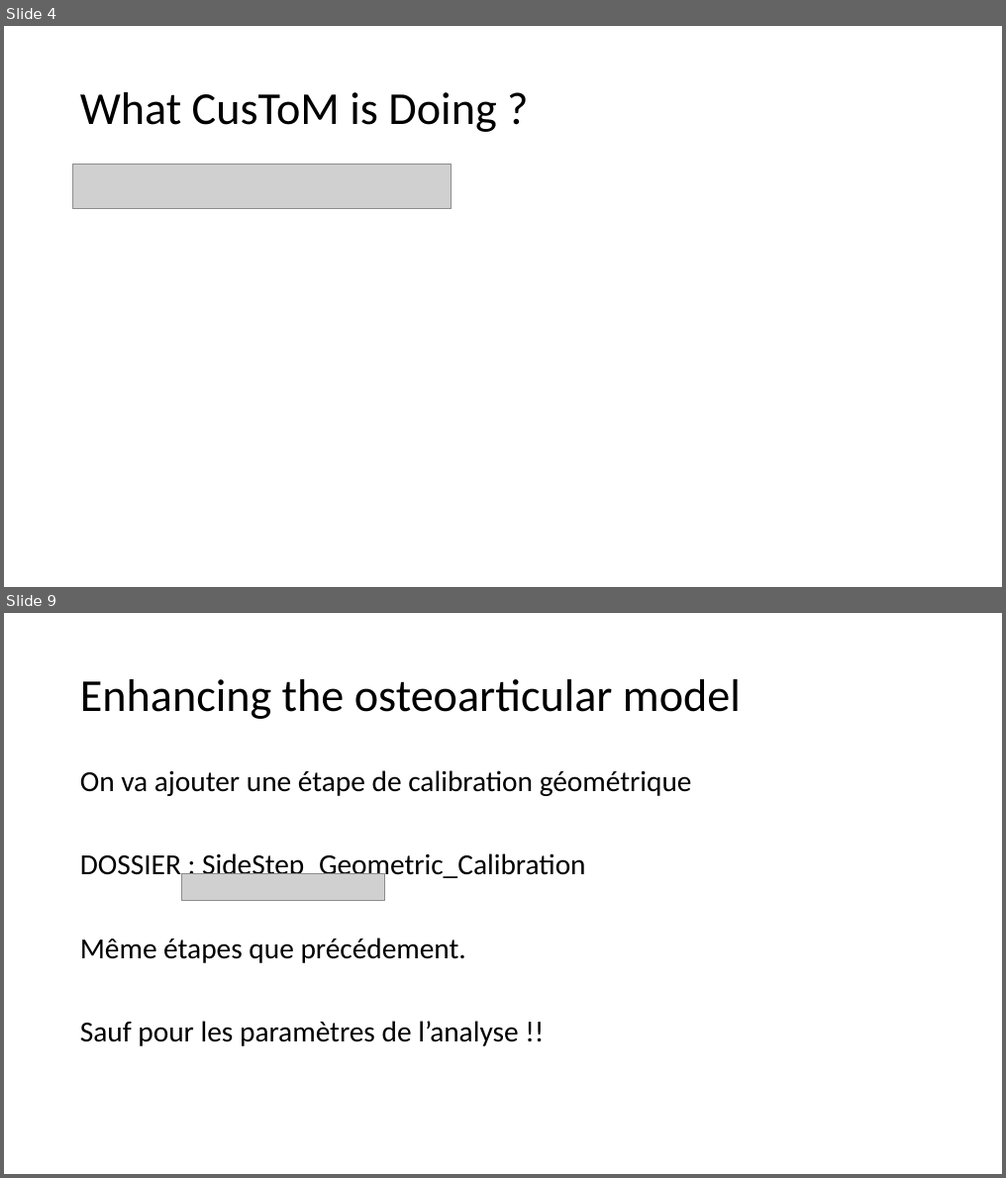
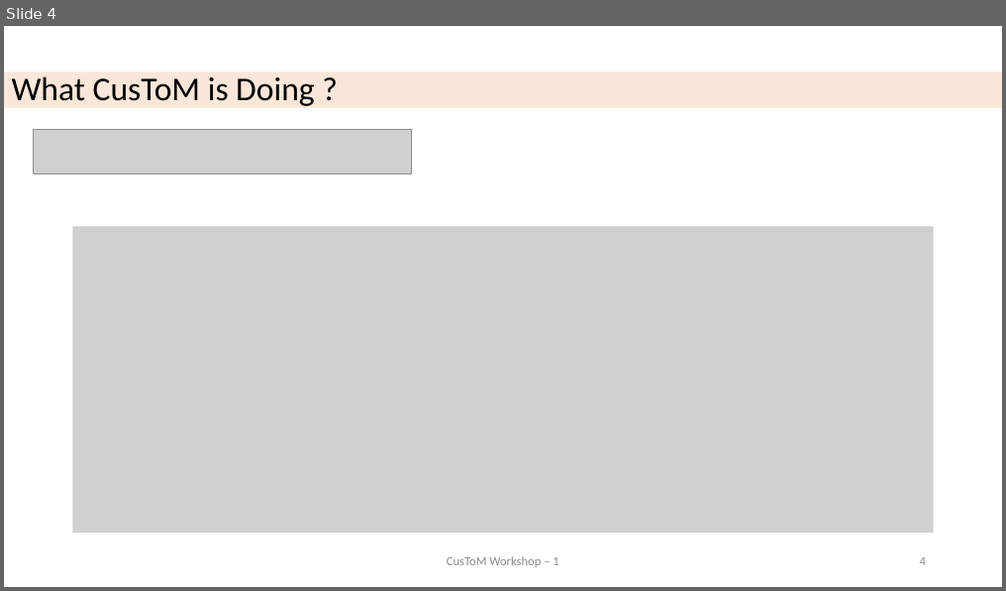
Before and after one commit to cpontonn/CusToM-Workshop, a slide deck: 1_KINEMATICS_AND_GEOMETRICAL_CALIBRATION.pptx. Shown one above the other, each under a label of ours: slides 4 and 9 before the commit, slide 4 after it; the slides between them are not shown. The pictures are 1006x1178 and 1006x591 pixels, drawn with LibreOffice and Linux fonts; fonts in the diff are those of the drawing; grey boxes stand for pictures. Boxes give left, top, right and bottom in pixels: in the first picture for what was removed or moved away, otherwise in the second. Text is boxed around its words. In the diff, an @@ line names an element or a change of style, - is before the commit and + after.

```diff
--- a/1_KINEMATICS_AND_GEOMETRICAL_CALIBRATION.pptx
+++ b/1_KINEMATICS_AND_GEOMETRICAL_CALIBRATION.pptx
@@ slide 9 removed at (4, 613, 1002, 1174), background #FFFFFF @@
@@ title removed at (80, 679, 741, 719) @@
-Enhancing the osteoarticular model
@@ text removed at (80, 770, 692, 1047) @@
-On va ajouter une étape de calibration géométrique
-DOSSIER : SideStep_Geometric_Calibration
-Même étapes que précédement.
-Sauf pour les paramètres de l’analyse !!
@@ picture removed at (182, 873, 385, 900) @@
@@ slide 4 changed as well @@
@@ title "What CusToM is Doing ?": place and size @@
-title "What CusToM is Doing ?" at (80, 92, 496, 132)
+title "What CusToM is Doing ?" at (4, 72, 1002, 107)
@@ title "What CusToM is Doing ?" at (4, 72, 1002, 107): size 44 to 32 pt; fill none to #ED7D31 at 18% opacity @@
@@ picture: place and size @@
-picture at (73, 165, 450, 209)
+picture at (33, 129, 411, 174)
@@ picture added at (73, 227, 934, 534) @@
@@ text added at (447, 557, 558, 568), 12 pt, text #8C8C8C @@
+CusToM Workshop – 1
@@ page number added at (920, 558, 926, 566), 12 pt, text #8C8C8C @@
+4
```
Also in this commit, not shown: 4 other slides changed, 15 slides added, 4 other slides removed, 57 other files.
